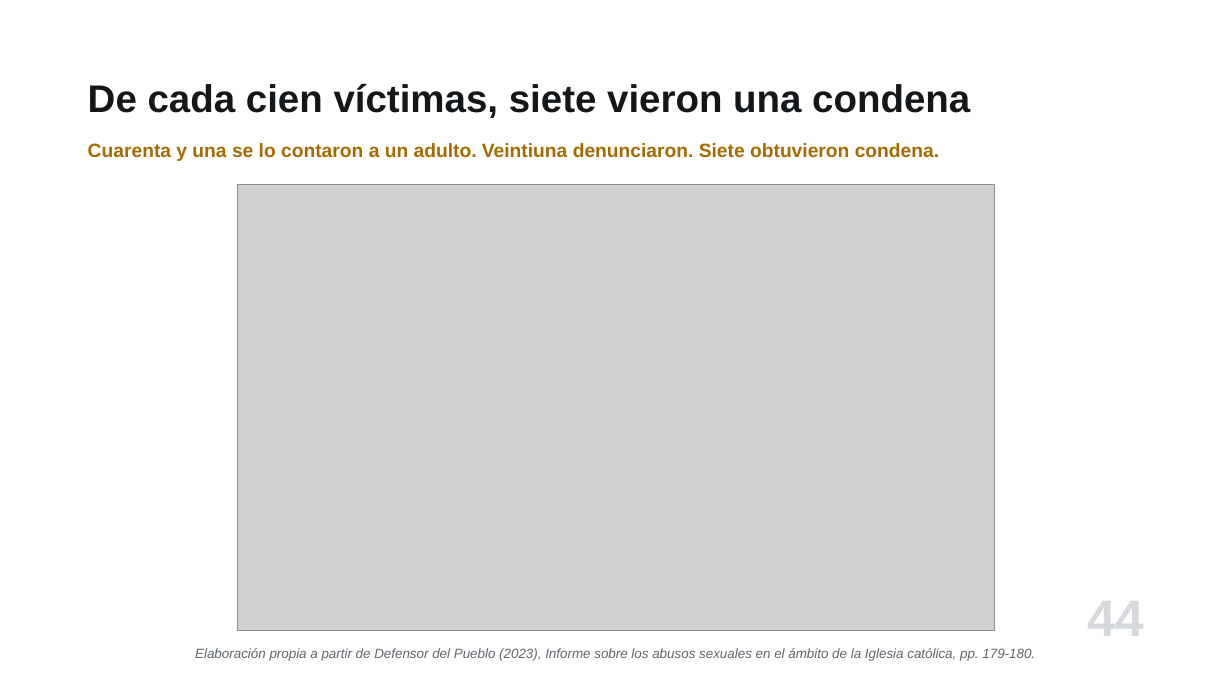
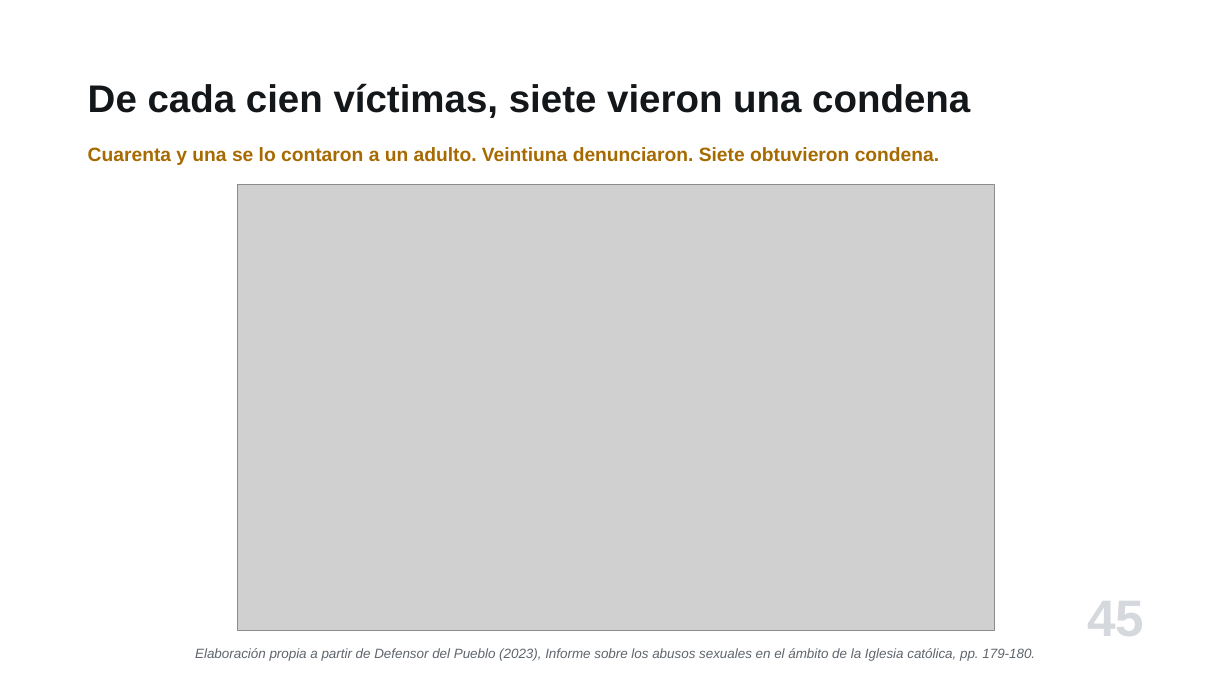
Before and after one commit to jjmedinaariza/intro_crimi, a slide deck: slide 45 of presentaciones/Cap07_Las-victimas.pptx (slide 44 before the commit). Drawn at 1232x693 pixels with LibreOffice and Linux fonts; fonts in the diff are those of the drawing; grey boxes stand for pictures. Boxes give left, top, right and bottom in pixels: in the first picture for what was removed or moved away, otherwise in the second. Text is boxed around its words. In the diff, an @@ line names an element or a change of style, - is before the commit and + after.

```diff
--- a/presentaciones/Cap07_Las-victimas.pptx
+++ b/presentaciones/Cap07_Las-victimas.pptx
@@ text "Cuarenta y una se lo ..." at [88,147,939,165]: line spacing 1 to 20pt @@
@@ text at [1087,601,1144,636]: text changed @@
-44
+45
```
Also in this commit, not shown: 32 other slides changed, 6 slides added, 21 other files.
